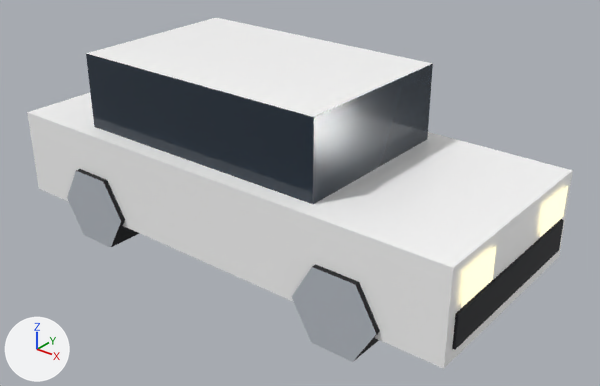
A saved change to the glTF model public/models/props/car_midsize.glb.
The view is the same before and after, from a 50 mm camera at (0.384, -0.453, 0.338) aimed at (0.02, 0.002, 0.056). The lights are fixed; the arrows at lower left show +X, +Y and +Z. The first picture is the older version. Vertices at exactly the same position are counted once.

The older version as bpy lines, for what is in view:
```python
me_car_midsize = bpy.data.meshes.new('car_midsize')
me_car_midsize.from_pydata(...)  # 104 vertices, 144 faces; spans x -0.202..0.202, y -0.089..0.089, z 0.005..0.157
# faces by material slot: [12, 8, 20, 4, 4, 48, 48]
me_car_midsize.materials.append(mat_car_body)
me_car_midsize.materials.append(mat_car_glass)
me_car_midsize.materials.append(mat_black)
me_car_midsize.materials.append(mat_glow_head)
me_car_midsize.materials.append(mat_glow_tail)
me_car_midsize.materials.append(mat_tire)
me_car_midsize.materials.append(mat_rim)
ob_car_midsize = bpy.data.objects.new('car_midsize', me_car_midsize)
ob_car_midsize.location = (0.0, 0.0, 0.0)
```
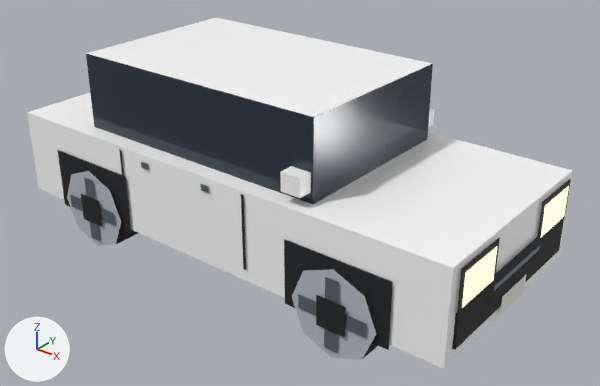
Location of each change, (x1, y1, x2, y2) in pixels of the pictures (600 x 386 px; the box of a moved part takes in the faces that stretch with it):
part 1 of me_car_midsize, added
    after: (280, 166, 311, 198)
part 2 of me_car_midsize, added (mostly hidden)
    after: (428, 107, 434, 127)
part 3 of me_car_midsize, moved or reshaped
    before: (461, 245, 497, 308)
    after: (462, 246, 497, 308)
part 4 of me_car_midsize, moved or reshaped
    before: (540, 186, 568, 237)
    after: (540, 186, 569, 238)
part 5 of me_car_midsize, built on
    before: (67, 169, 380, 362)
    after: (58, 149, 571, 359)

The change, as a list of edits to the scene's bpy script:
```text
Add mat_white:
    mat_white = bpy.data.materials.new('white')
    # nodes: BsdfPrincipled, Mix, OutputMaterial, VertexColor
    # colours: white #f1eee6, mixed with the vertex colours
Add mat_metal_dark:
    mat_metal_dark = bpy.data.materials.new('metal_dark')
    # nodes: BsdfPrincipled, Mix, OutputMaterial, VertexColor
    # colours: greyish blue #59616b, mixed with the vertex colours
Change me_car_midsize:
    used by ob_car_midsize; location = (0.0, 0.0, 0.0)
    remove me_car_midsize.from_pydata(...)  # 104 vertices, 144 faces; spans x -0.202..0.202, y -0.089..0.089, z 0.005..0.157
    add me_car_midsize.from_pydata(...)  # 272 vertices, 264 faces; spans x -0.203..0.203, y -0.091..0.091, z 0.0..0.157
    me_car_midsize part 1: the loose piece of 8 vertices spanning x -0.2..0.2, y -0.085..0.085, z 0.027..0.097 is copied, and the copy is scaled about its middle by (0.04, 0.0706, 0.2), then moved by (0.08, -0.076, 0.05); it spans x 0.072..0.088, y -0.082..-0.07, z 0.105..0.119
    me_car_midsize part 2: the loose piece of 8 vertices spanning x -0.2..0.2, y -0.085..0.085, z 0.027..0.097 is copied, and the copy is scaled about its middle by (0.04, 0.0706, 0.2), then moved by (0.08, 0.076, 0.05); it spans x 0.072..0.088, y 0.07..0.082, z 0.105..0.119
    me_car_midsize part 3: the loose piece of 4 vertices spanning x 0.202, y -0.074..-0.034, z 0.066..0.09 is moved by (0.001, 0.0, 0.0)
    me_car_midsize part 4: the loose piece of 4 vertices spanning x 0.202, y 0.034..0.074, z 0.066..0.09 is moved by (0.001, 0.0, 0.0)
    me_car_midsize part 5
    32 faces are deleted
    8 vertices in x -0.103..0.137, y -0.089..0.089, z 0.063 move by (0.007, 0.0, -0.005)
    8 vertices in x -0.137..0.103, y -0.089..0.089, z 0.063 move by (-0.007, 0.0, -0.005)
    8 vertices in x -0.137..0.103, y -0.089..0.089, z 0.005 move by (-0.007, 0.0, 0.005)
    8 vertices in x -0.103..0.137, y -0.089..0.089, z 0.005 move by (0.007, 0.0, 0.005)
    84 vertices are added at x -0.203..0.203, y -0.091..0.091, z 0.007..0.107
    8 new vertices lie (-0.024, 0.0, 0.01) away from vertices in x -0.103..0.137, y -0.089..0.089, z 0.063
    8 new vertices lie (0.024, 0.0, -0.01) away from vertices in x -0.137..0.103, y -0.089..0.089, z 0.005
    12 new vertices lie (0.0, 0.0, 0.01) away from vertices in x -0.147..0.147, y -0.09..0.09, z 0.029..0.107
    8 new vertices lie (0.084, 0.0, 0.0) away from vertices in x -0.162..0.078, y -0.086..0.086, z 0.024..0.074
    8 new vertices lie (0.024, 0.0, 0.0) away from vertices in x -0.132..0.108, y -0.091..0.091, z 0.022..0.046
    8 new vertices lie (0.01, 0.0, 0.0) away from vertices in x -0.125..0.115, y -0.09..0.09, z 0.007..0.061
    8 new vertices lie (0.008, 0.0, 0.0) away from vertices in x -0.059..0.002, y -0.086..0.086, z 0.087..0.092
    8 new vertices lie (0.0, 0.048, 0.0) away from vertices in x -0.202..0.202, y -0.078..0.03, z 0.062..0.094
    4 new faces join them, mat_car_glass
    34 new faces join them, mat_black
    26 new faces join them, mat_metal_dark
    4 new faces join them, mat_white
    32 new faces join them, mat_tire
    32 new faces join them, mat_rim
    other edits to the shape of me_car_midsize do not show in these pictures
    add me_car_midsize.materials.append(mat_metal_dark)
    add me_car_midsize.materials.append(mat_white)
```
